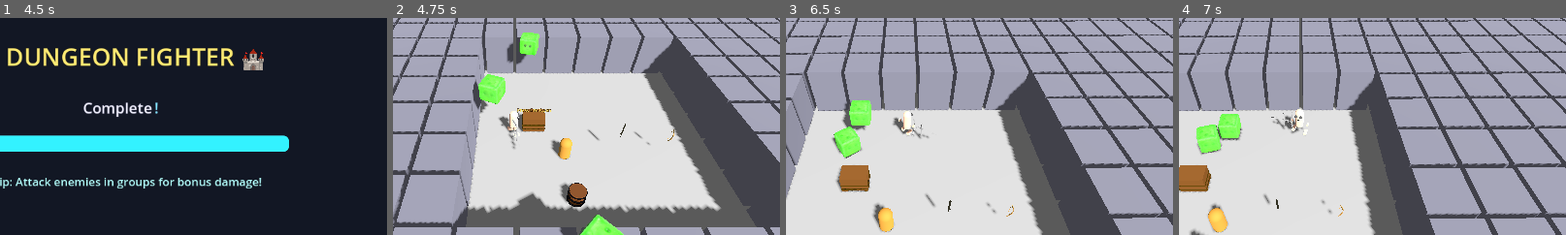
Above: before the commit, frames 1-4 (left to right).
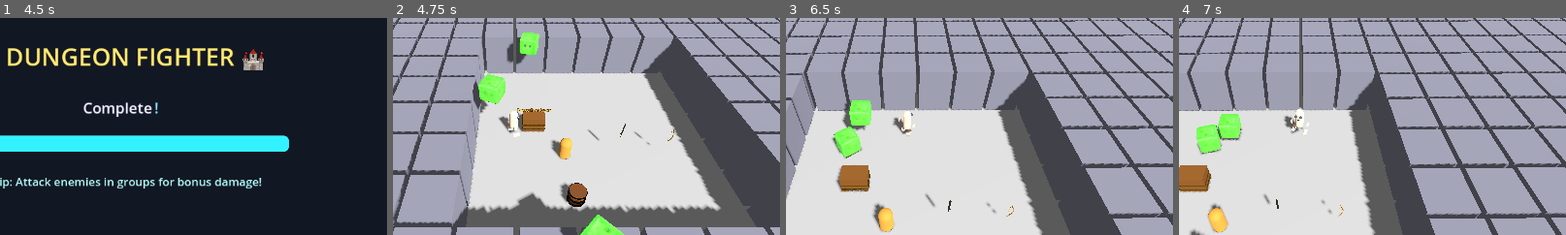
Above: after the commit, the same moments.

Repository: thaner66666666/game-1
Game: Godot game, scene res://Scenes/main.tscn
The game is run twice, just before and just after one commit, with the same random seed, the same clock (stepped at 60 frames per second) and the same inputs.
Inputs (mouse positions are % of the whole screen's width and height, from its top left):
- Up to frame 1 (4.5 s): tap Enter at 0.5, 4.25 s; move the mouse to (45, 70) at 0.52 s; hold Q (drop_weapon) 0.53-1.28 s; hold W (move_up) 0.53-2.03 s; click (45, 70) at 0.67 s; move the mouse to (80, 65) at 1.27 s; click (80, 65) at 1.35 s; tap Q (drop_weapon) at 1.55, 2.85, 3.8, 4.35 s; move the mouse to (20, 35) at 2.02 s; hold Q (drop_weapon) 2.03-2.78 s; hold A (move_left) 2.03-3.53 s; tap Space (dash) at 2.1, 3.5 s; move the mouse to (55, 50) at 2.77 s; click (55, 50) at 2.92 s; move the mouse to (35, 25) at 3.52 s; hold S (move_down) 3.53-4.28 s; hold E (interaction) 3.53-4.28 s; move the mouse to (72, 45) at 4.27 s; hold D (move_right) from 4.28 s (still down)
- Up to frame 2 (4.75 s): keep holding D (move_right)
- Up to frame 3 (6.5 s): move the mouse to (30, 55) at 5.02 s; release D (move_right) at 5.03 s; hold W (move_up) 5.03-5.78 s; hold Q (drop_weapon) 5.03-5.78 s; click (30, 55) at 5.1 s; move the mouse to (60, 28) at 5.77 s; hold D (move_right) from 5.78 s (still down); tap Space (dash) at 5.85 s; tap Q (drop_weapon) at 6.05 s
- Up to frame 4 (7 s): keep holding D (move_right); move the mouse to (45, 70) at 6.52 s; hold Q (drop_weapon) from 6.53 s (still down)
The pictures show only the part of the screen within x 34-84%, y 27-76%; the shares and areas given below are measured in that part.

Frame 1 is identical in both runs. In frame 2, 0.1% of the frame differs, in the area x 27-33%, y 46-61%; in frame 3, less than 0.1%; in frame 4, 0.1%.

Commit message:
Fixing punch

Diff:
--- a/Scenes/player.tscn
+++ b/Scenes/player.tscn
@@ -198,14 +198,17 @@
 
 [node name="SwordNode" type="MeshInstance3D" parent="WeaponAttachPoint"]
 transform = Transform3D(-4.37114e-08, 0, 1, 0, 1, 0, -1, 0, -4.37114e-08, -0.0766866, 0.0476032, -0.0139694)
+visible = false
 mesh = ExtResource("4_fkybt")
 
 [node name="BowNode" type="MeshInstance3D" parent="WeaponAttachPoint"]
 transform = Transform3D(1.19374e-08, -1, 1.94435e-09, -0.0128768, -2.0979e-09, -0.999917, 0.999917, 1.19114e-08, -0.0128768, 0, 0, 0)
+visible = false
 mesh = ExtResource("5_x3wgy")
 
 [node name="StaffNode" type="MeshInstance3D" parent="WeaponAttachPoint"]
 transform = Transform3D(-4.37114e-08, -1, 0, 1, -4.37114e-08, 0, 0, 0, 1, 0, 0.45, 0)
+visible = false
 mesh = SubResource("CylinderMesh_fkybt")
 
 [node name="RightHandAnchor" type="Node3D" parent="."]
--- a/dot gds/WeaponManager.gd
+++ b/dot gds/WeaponManager.gd
@@ -32,65 +32,31 @@
 	# --- Weapon mesh creation and attachment ---
 	var p = get_player()
 	if p and p.weapon_attach_point:
-		# Remove previous weapon mesh if exists
-		if p.weapon_attach_point.get_child_count() > 0:
-			for child in p.weapon_attach_point.get_children():
-				if child is MeshInstance3D or child is Node3D:
-					child.call_deferred("queue_free")
-		# Debug: Check visual_scene_path
-		if weapon_resource.visual_scene_path != "":
-			print("Debug: visual_scene_path =", weapon_resource.visual_scene_path)
-			var weapon_scene = load(weapon_resource.visual_scene_path)
-			print("Debug: weapon_scene loaded =", weapon_scene != null)
-			if weapon_scene:
-				var weapon_instance = weapon_scene.instantiate()
-				# Set correct node name for animations
-				match weapon_resource.weapon_type:
-					WeaponResource.WeaponType.SWORD:
-						weapon_instance.name = "SwordNode"
-					WeaponResource.WeaponType.BOW:
-						weapon_instance.name = "BowNode"
-					WeaponResource.WeaponType.STAFF:
-						weapon_instance.name = "StaffNode"
-				# Positioning based on weapon type (int enum)
-				if weapon_resource.weapon_type == WeaponResource.WeaponType.SWORD:
-					weapon_instance.position = Vector3(0, 0, 0)
-					weapon_instance.rotation = Vector3(0, 0, 0)
-				elif weapon_resource.weapon_type == WeaponResource.WeaponType.BOW:
-					weapon_instance.position = Vector3(0.1, 0, 0)
-					weapon_instance.rotation = Vector3(0, 0.5, 0)
-				# Add weapon instance to attach point
-				p.weapon_attach_point.add_child(weapon_instance)
-				print("🗡️ Weapon scene instantiated and attached to WeaponAttachPoint.")
-				# Debug: Confirm attachment
-				print("Debug: WeaponAttachPoint child count:", p.weapon_attach_point.get_child_count())
-				print("Debug: Added weapon node name:", weapon_instance.name)
-			else:
-				print("⚠️ Could not load weapon scene from visual_scene_path.")
-		else:
-			print("⚠️ Weapon resource has no visual_scene_path.")
-			# Create simple fallback weapon mesh
-			var weapon_mesh = MeshInstance3D.new()
-			match weapon_resource.weapon_type:
-				WeaponResource.WeaponType.SWORD:
-					weapon_mesh.name = "SwordNode"
-					var box = BoxMesh.new()
-					box.size = Vector3(0.1, 1.0, 0.1)
-					weapon_mesh.mesh = box
-					var material = StandardMaterial3D.new()
-					material.albedo_color = Color.GRAY
-					weapon_mesh.material_override = material
-				WeaponResource.WeaponType.BOW:
-					weapon_mesh.name = "BowNode"
-					var box = BoxMesh.new()
-					box.size = Vector3(0.05, 1.2, 0.05)
-					weapon_mesh.mesh = box
-					var material = StandardMaterial3D.new()
-					material.albedo_color = Color.SADDLE_BROWN
-					weapon_mesh.material_override = material
-			# Add fallback mesh to attach point
-			p.weapon_attach_point.add_child(weapon_mesh)
-			print("🗡️ Created fallback weapon mesh.")
+		# Hide all weapon nodes first
+		var sword_node = p.weapon_attach_point.get_node_or_null("SwordNode")
+		var bow_node = p.weapon_attach_point.get_node_or_null("BowNode")
+		var staff_node = p.weapon_attach_point.get_node_or_null("StaffNode")
+
+		if sword_node: sword_node.visible = false
+		if bow_node: bow_node.visible = false
+		if staff_node: staff_node.visible = false
+
+		# Show and set mesh for current weapon type
+		if weapon_resource.weapon_type == WeaponResource.WeaponType.SWORD and sword_node:
+			if sword_node.get_child_count() == 0:
+				sword_node.add_child(MeshInstance3D.new())
+			var mesh_instance = sword_node.get_child(0) as MeshInstance3D
+			mesh_instance.mesh = preload("res://3d Models/Sword/broadsword.obj")
+			sword_node.visible = true
+			print("🗡️ Sword mesh loaded in SwordNode")
+		elif weapon_resource.weapon_type == WeaponResource.WeaponType.BOW and bow_node:
+			if bow_node.get_child_count() == 0:
+				bow_node.add_child(MeshInstance3D.new())
+			var mesh_instance = bow_node.get_child(0) as MeshInstance3D
+			mesh_instance.mesh = preload("res://3d Models/Bow/bow_01.obj")
+			bow_node.visible = true
+			print("🏹 Bow mesh loaded in BowNode")
+		# You can add staff logic here if needed
 	else:
 		print("⚠️ Player or WeaponAttachPoint not found for mesh attachment.")
 
@@ -98,6 +64,16 @@
 	if not get_player(): return
 	current_weapon = null
 	_apply_weapon_to_player()
+	# Hide all weapon nodes when unequipping
+	var p = get_player()
+	if p and p.weapon_attach_point:
+		var sword_node = p.weapon_attach_point.get_node_or_null("SwordNode")
+		var bow_node = p.weapon_attach_point.get_node_or_null("BowNode")
+		var staff_node = p.weapon_attach_point.get_node_or_null("StaffNode")
+
+		if sword_node: sword_node.visible = false
+		if bow_node: bow_node.visible = false
+		if staff_node: staff_node.visible = false
 
 func get_current_weapon() -> WeaponResource:
 	return current_weapon
--- a/dot gds/weapon_pickup.gd
+++ b/dot gds/weapon_pickup.gd
@@ -1,5 +1,9 @@
 # weapon_pickup.gd - Enhanced weapon pickup with better visuals
 extends Area3D
+
+# Preloaded mesh constants
+const SWORD_MESH = preload("res://3d Models/Sword/broadsword.obj")
+const BOW_MESH = preload("res://3d Models/Bow/bow_01.obj")
 
 # Weapon resource assigned to this pickup
 @export var weapon_resource: WeaponResource = null
@@ -123,12 +127,8 @@
 	_clear_weapon_parts()
 	# Create a MeshInstance3D for the broadsword
 	var sword_mesh_instance = MeshInstance3D.new()
-	var sword_mesh = load("res://3d Models/Sword/broadsword.obj")
-	if sword_mesh:
-		sword_mesh_instance.mesh = sword_mesh
-	else:
-		print("❌ Failed to load broadsword.obj mesh!")
-		sword_mesh_instance.mesh = null
+	# Use preloaded mesh constant
+	sword_mesh_instance.mesh = SWORD_MESH
 
 	# Default material (bluish, shiny)
 	var sword_material = StandardMaterial3D.new()
@@ -182,12 +182,8 @@
 	_clear_weapon_parts()
 	# Create a MeshInstance3D for the bow
 	var bow_mesh_instance = MeshInstance3D.new()
-	var bow_mesh = load("res://3d Models/Bow/bow_01.obj")
-	if bow_mesh:
-		bow_mesh_instance.mesh = bow_mesh
-	else:
-		print("❌ Failed to load bow_01.obj mesh!")
-		bow_mesh_instance.mesh = null
+	# Use preloaded mesh constant
+	bow_mesh_instance.mesh = BOW_MESH
 	# Optionally tweak material for glow, color, etc.
 	var bow_material = StandardMaterial3D.new()
 	bow_material.albedo_color = Color(0.7, 0.5, 0.3)
